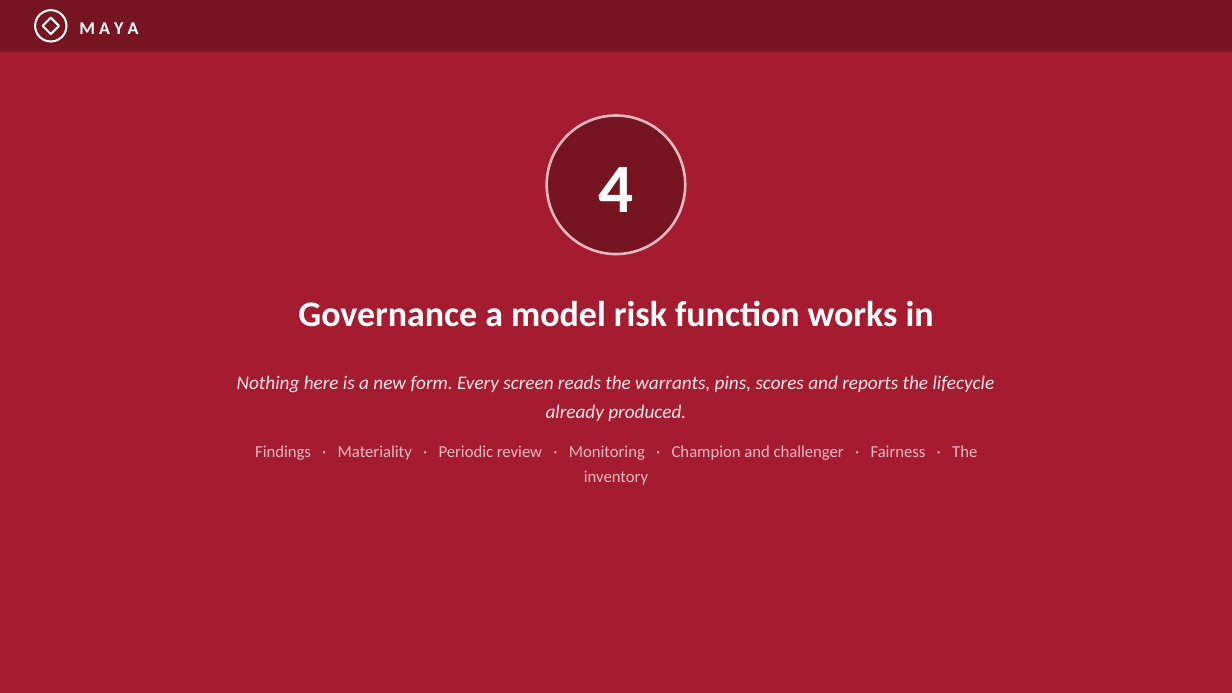
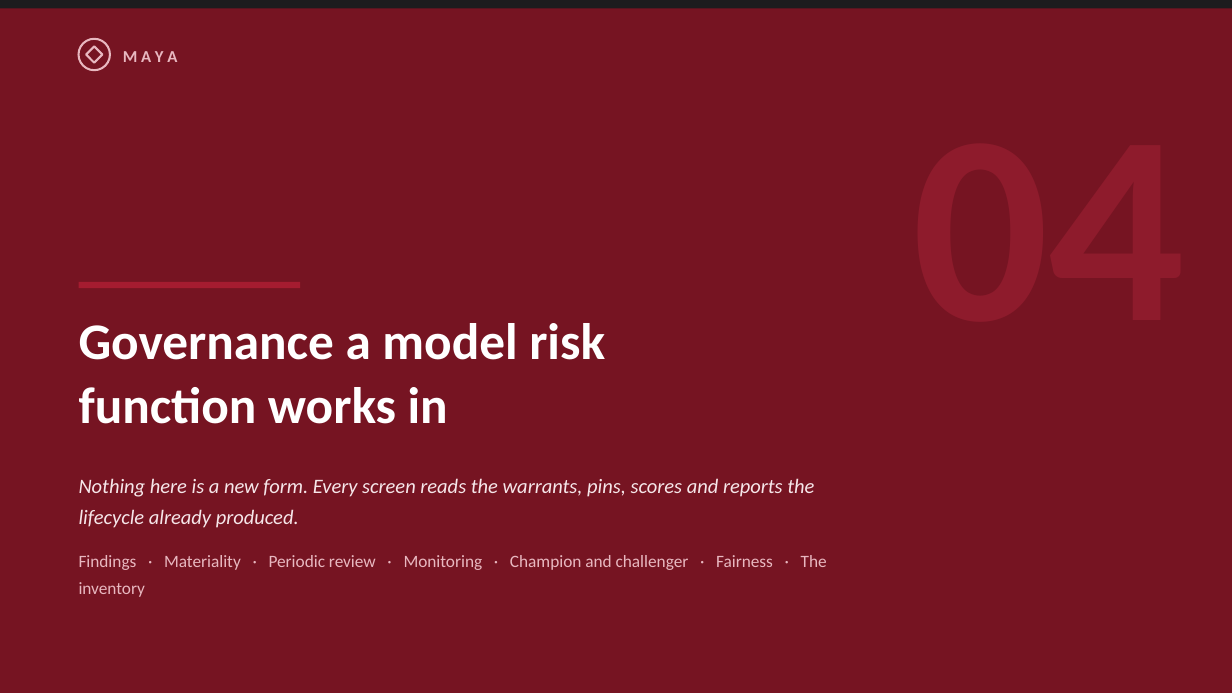
Before and after one commit to ajsinha/maya, a slide deck: slide 34 of docs/publications/MAYA-Model-Management-Formalism-and-System-Design.pptx. Drawn at 1232x693 pixels with LibreOffice and Linux fonts; fonts in the diff are those of the drawing. Boxes give left, top, right and bottom in pixels: in the first picture for what was removed or moved away, otherwise in the second. Text is boxed around its words. In the diff, an @@ line names an element or a change of style, - is before the commit and + after.

```diff
--- a/docs/publications/MAYA-Model-Management-Formalism-and-System-Design.pptx
+++ b/docs/publications/MAYA-Model-Management-Formalism-and-System-Design.pptx
@@ rectangle at [0,0,1232,693]: fill #A51C30 to #761422 @@
@@ rectangle: place and size @@
-rectangle at [0,0,1232,52]
+rectangle at [0,0,1232,8]
@@ rectangle at [0,0,1232,8]: fill #761422 to #1C1C1E @@
@@ ellipse at [79,39,110,70]: outline #FFFFFF 1.6 pt to #E8B8C0 1.6 pt @@
@@ 1 text, 1 ellipse, 1 diamond: place and size @@
-1 text, 1 ellipse, 1 diamond at [35,10,139,42]
+1 text, 1 ellipse, 1 diamond at [79,39,177,70]
@@ diamond at [86,46,103,63]: outline #FFFFFF 1.6 pt to #E8B8C0 1.6 pt @@
@@ text "M A Y A" at [123,51,177,62]: size 14 to 13 pt, text colour #FFFFFF to #E8B8C0 @@
@@ ellipse removed at [547,116,686,254] @@
@@ text removed at [598,167,633,212] @@
-4
@@ rectangle added at [79,282,300,288], fill #A51C30 @@
@@ text "Governance a model risk function ...": place and size @@
-text "Governance a model risk function ..." at [298,300,934,327]
+text "Governance a model risk function ..." at [79,323,605,424]
@@ text "Governance a model risk function ..." at [79,323,605,424]: size 28 to 40 pt; alignment centre to left; line spacing 1.2 to 1.05 @@
@@ text "Nothing here is a new ...": place and size @@
-text "Nothing here is a new ..." at [237,375,995,485]
+text "Nothing here is a new ..." at [79,478,827,597]
@@ text "Nothing here is a new ..." at [79,478,827,597]: size 15 to 16 pt in "Nothing here is a new form. Every ..."; size 13 to 13.5 pt in "Findings · Materiality · Periodic review · ..."; alignment centre to left; more space between paragraphs; line spacing 1.25 to 1.3 @@
```
Also in this commit, not shown: 7 other slides changed, 3 other files.
